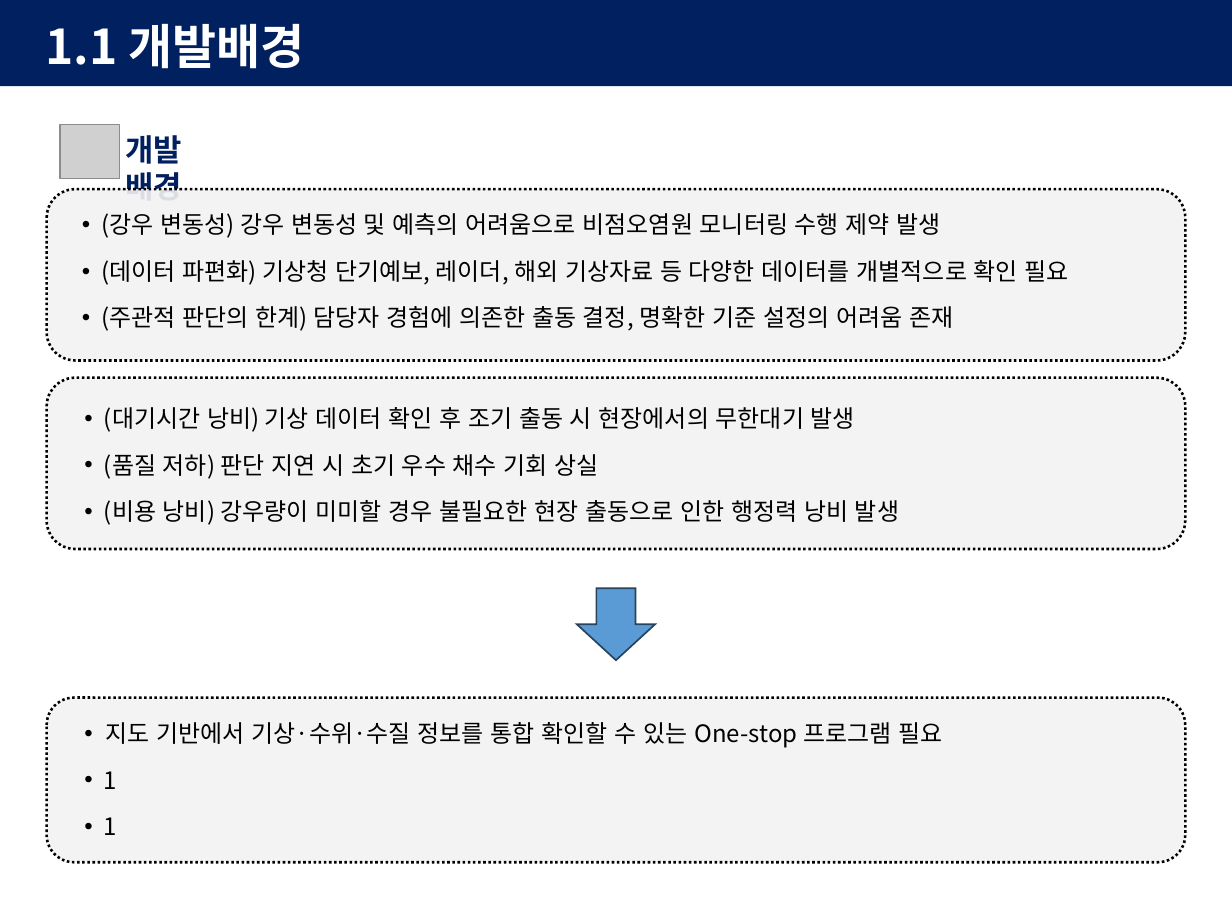
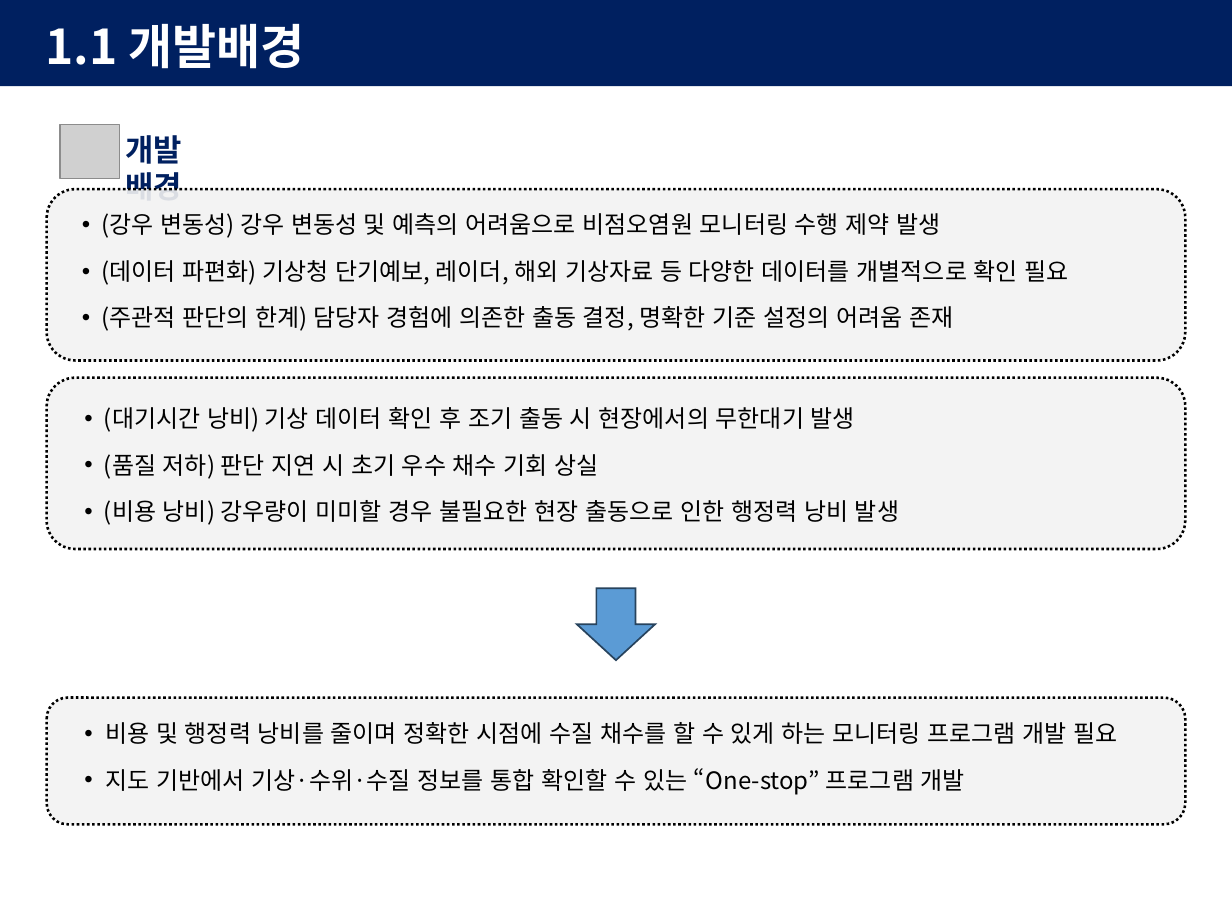
Before and after one commit to khenv0005-hue/kunhwa, a slide deck: slide 2 of 발표 이걸로.pptx (slide 3 before the commit). Drawn at 1232x924 pixels with LibreOffice and Linux fonts; fonts in the diff are those of the drawing; grey boxes stand for pictures. Boxes give left, top, right and bottom in pixels: in the first picture for what was removed or moved away, otherwise in the second. Text is boxed around its words. In the diff, an @@ line names an element or a change of style, - is before the commit and + after.

```diff
--- a/발표 이걸로.pptx
+++ b/발표 이걸로.pptx
@@ rounded rectangle: place and size @@
-rounded rectangle at <box>47,697,1185,862</box>
+rounded rectangle at <box>47,697,1185,824</box>
@@ text at <box>105,722,1117,795</box>: text changed @@
-• 지도 기반에서 기상·수위·수질 정보를 통합 확인할 수 있는 One-stop 프로그램 필요
-• 1
-• 1
+• 비용 및 행정력 낭비를 줄이며 정확한 시점에 수질 채수를 할 수 있게 하는 모니터링 프로그램 개발 필요
+• 지도 기반에서 기상·수위·수질 정보를 통합 확인할 수 있는 “One-stop” 프로그램 개발
```
Also in this commit, not shown: 6 other slides changed, 1 slide added, 3 slides removed.
